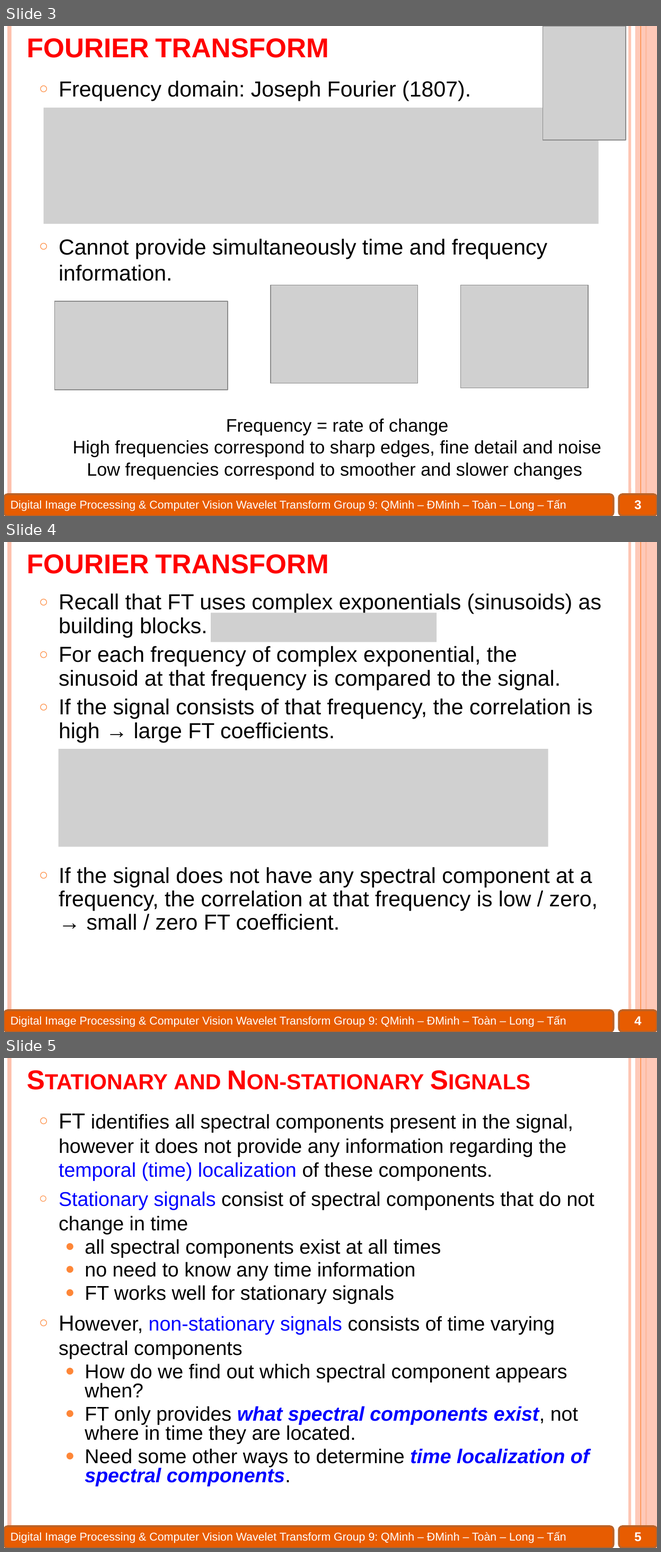
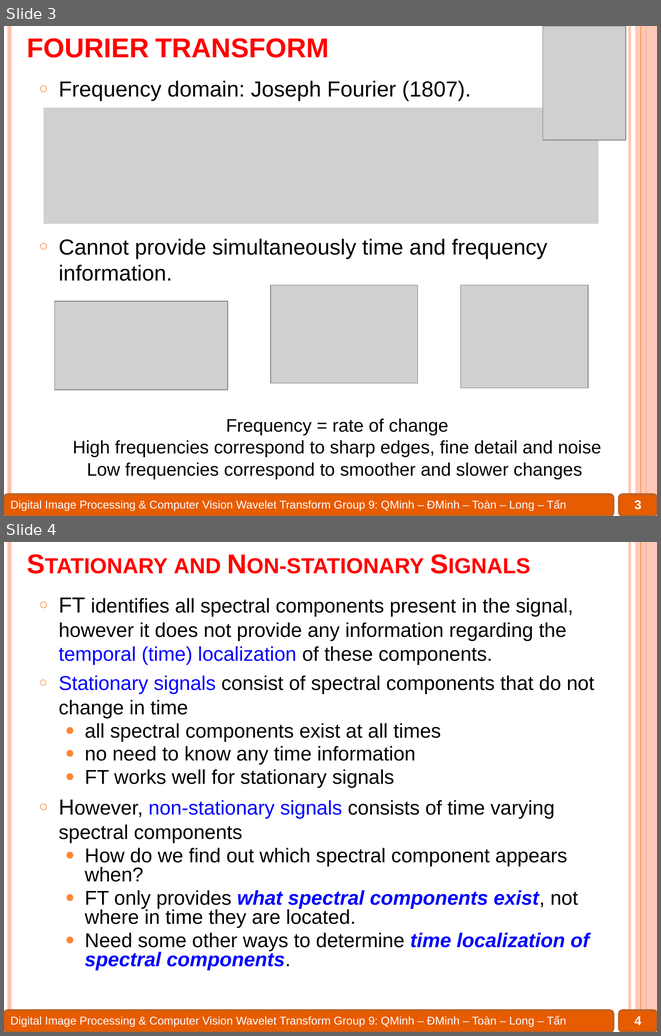
Before and after one commit to Alex7Huynh/dip-g9, a slide deck: 6. PPT/Wavelet transform.pptx. Shown one above the other, each under a label of ours: slides 3, 4 and 5 before the commit, slides 3 and 4 after it. The pictures are 661x1552 and 661x1036 pixels, drawn with LibreOffice and Linux fonts; fonts in the diff are those of the drawing; grey boxes stand for pictures. Boxes give left, top, right and bottom in pixels: in the first picture for what was removed or moved away, otherwise in the second. Text is boxed around its words. In the diff, an @@ line names an element or a change of style, - is before the commit and + after.

```diff
--- a/6. PPT/Wavelet transform.pptx
+++ b/6. PPT/Wavelet transform.pptx
@@ slide 4 removed at <box>4,542,657,1032</box>, background #FFFFFF; not listed: 8 template elements that a slide beside it also shows @@
@@ title removed at <box>27,554,329,574</box> @@
-FOURIER TRANSFORM
@@ text removed at <box>59,593,601,930</box> @@
-○ Recall that FT uses complex exponentials (sinusoids) as building blocks.
-○ For each frequency of complex exponential, the sinusoid at that frequency is compared to the signal.
-○ If the signal consists of that frequency, the correlation is high → large FT coefficients.
-○ If the signal does not have any spectral component at a frequency, the correlation at that frequency is low / zero, → small / zero FT coefficient.
@@ picture removed at <box>211,612,437,642</box> @@
@@ picture removed at <box>58,749,548,847</box> @@
@@ page number removed at <box>634,1016,641,1025</box> @@
-4
@@ what was slide 5 is now slide 4 @@
@@ page number at <box>634,1016,641,1025</box>: text changed @@
-5
+4
```
Also in this commit, not shown: 8 slides changed, 6 other slides removed, 3 other files.
